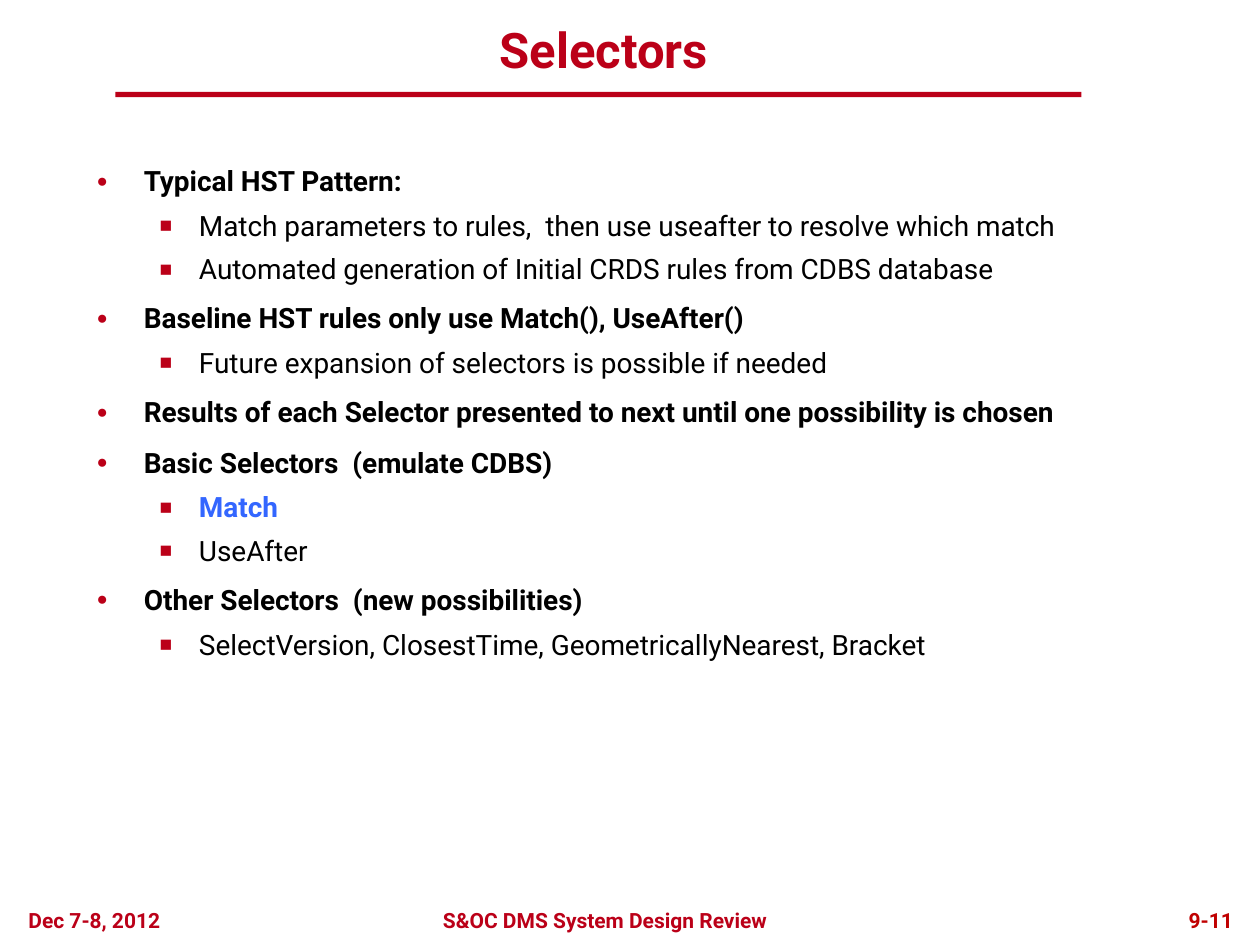
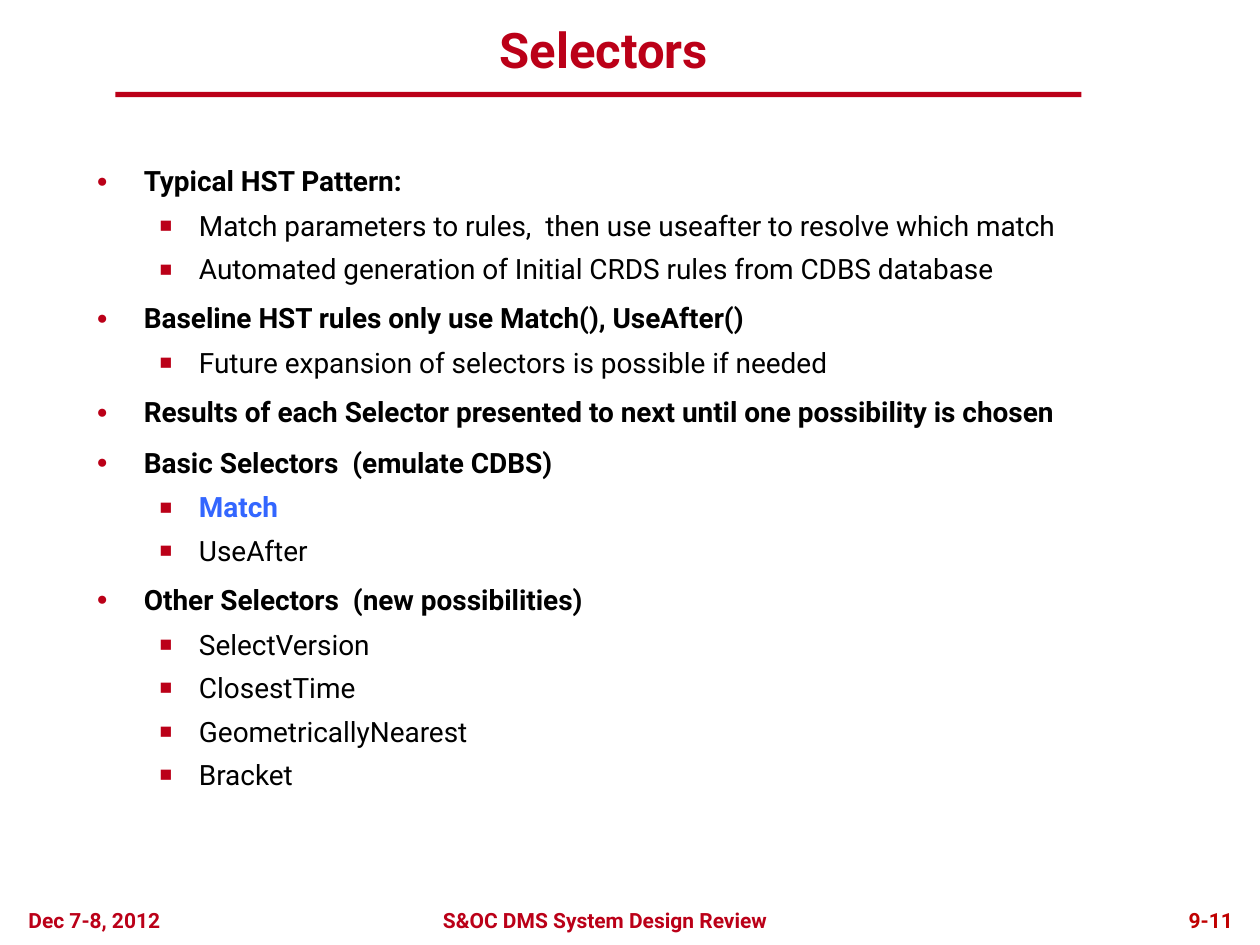
Before and after one commit to spacetelescope/crds, a slide deck: slide 10 of docs/DMS_SDR2_09_CRDS_final.pptx. Drawn at 1260x945 pixels with LibreOffice and Linux fonts; fonts in the diff are those of the drawing; background and template pictures are left out. Boxes give left, top, right and bottom in pixels: in the first picture for what was removed or moved away, otherwise in the second. Text is boxed around its words. In the diff, an @@ line names an element or a change of style, - is before the commit and + after.

```diff
--- a/docs/DMS_SDR2_09_CRDS_final.pptx
+++ b/docs/DMS_SDR2_09_CRDS_final.pptx
@@ text at (199,634,467,786): text changed @@
-  ■ SelectVersion, ClosestTime, GeometricallyNearest, Bracket
+  ■ SelectVersion
+  ■ ClosestTime
+  ■ GeometricallyNearest
+  ■ Bracket
```
Also in this commit, not shown: 11 other slides changed.
